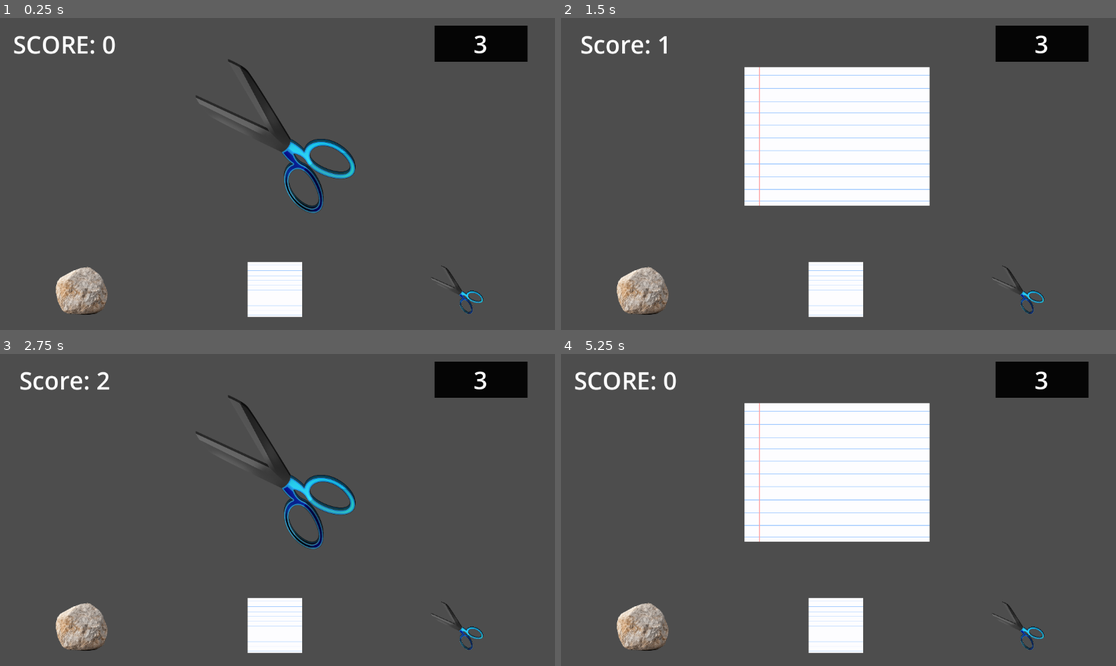
Above: before the commit, frames 1-4 (two rows, left to right).
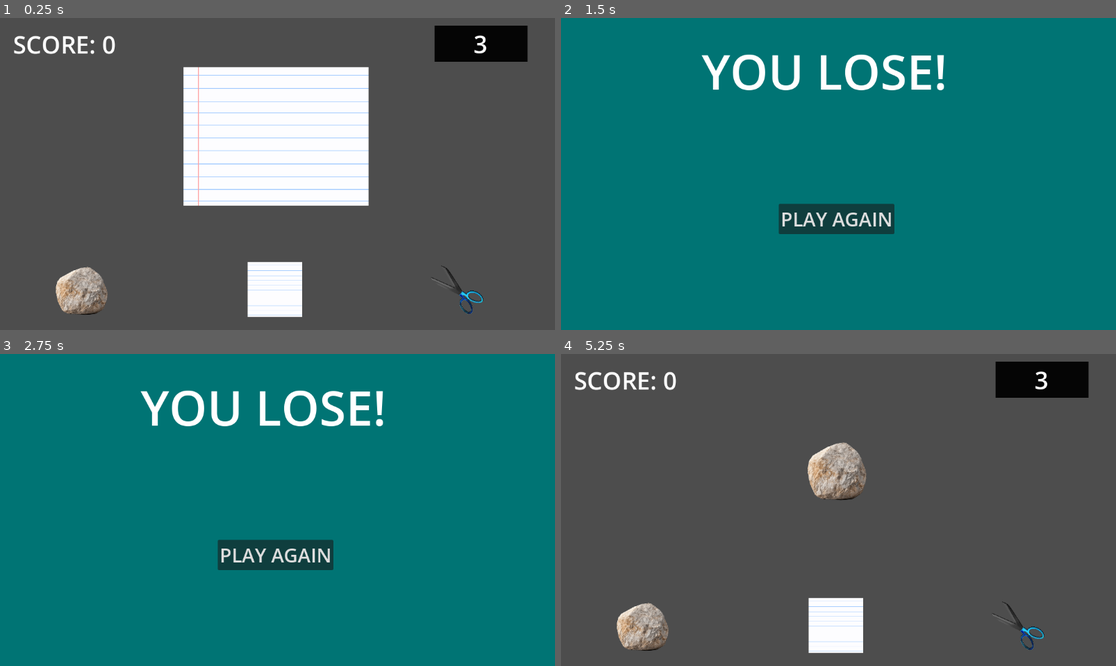
Above: after the commit, the same moments.

Repository: CoolCoderMan281/Rock-Paper-Panic
Game: Godot game, scene res://Scenes/main.tscn
Same seed, same stepped clock (60 frames per second), same inputs: the game is played once before the commit and once after it.
Inputs (mouse positions are in pixels of both pictures, inside the frame that each line leads up to):
- Up to frame 1 (0.25 s): no input
- Up to frame 2 (1.5 s): click (644, 292) at 0.5 s; click (838, 289) at 1.25 s
- Up to frame 3 (2.75 s): click (455, 625) at 2 s
- Up to frame 4 (5.25 s): click (838, 553) at 2.75 s, where only the run after the commit has a clickable "PLAY AGAIN"; click (644, 628) at 3.5 s; click (838, 625) at 4.25 s; click "PLAY AGAIN" at 5 s

The runs differ from the first frame. In frame 1, 15% of the frame differs, in the area x 33-67%, y 13-63%; in frame 2, 99%; in frame 3, 100%, in the area x 0-100%, y 0-100%; in frame 4, 15%.

Commit message:
Repeat blocker
Probably gonna redo this later, but for now it works fine.

Diff:
--- a/Code/Enemy.gd
+++ b/Code/Enemy.gd
@@ -1,11 +1,16 @@
 extends Sprite2D
 
+const repeats: int = 2  # Maximum number of consecutive repeats allowed
 var options: Array[String] = ["Rock", "Paper", "Scissors"]
-var resoursePrefix: String = "res://Assets/Placeholder/"
-var choice: String = options.pick_random()
+var resourcePrefix: String = "res://Assets/Placeholder/"
+var choice: String
+var pastChoices: Array[String] = []
+
+func _ready():
+	new_choice()
 
 
-func _process(_delta):
+func update_display():
 	if choice == "Rock":
 		change_texture("rock.png")
 	elif choice == "Paper":
@@ -14,7 +19,33 @@
 		change_texture("scissors.png")
 
 
-func change_texture(new_path: String) -> void:
-	var new_texture: Texture2D = load(resoursePrefix+new_path)
+func change_texture(new_path: String):
+	var new_texture: Texture2D = load(resourcePrefix + new_path)
 	if new_texture:
 		texture = new_texture
+
+
+func new_choice():
+	var possible_choices = options.duplicate()
+	while true:
+		choice = possible_choices.pick_random()
+		if !repeat_detector(choice):
+			break
+
+	pastChoices.append(choice)
+	if pastChoices.size() > repeats:
+		pastChoices.pop_back()
+
+	update_display()
+
+
+func repeat_detector(next_choice: String) -> bool:
+	var consecutive_count = 0
+	for i in range(pastChoices.size() - 1, -1, -1):
+		if pastChoices[i] == next_choice:
+			consecutive_count += 1
+			if consecutive_count >= repeats:
+				return true
+		else:
+			break
+	return false
--- a/Code/Player.gd
+++ b/Code/Player.gd
@@ -9,7 +9,7 @@
 
 	if outcomes[choice] == enemy_choice:
 		score += 1
-		%Enemy.choice = %Enemy.options.pick_random()
+		%Enemy.new_choice()
 		%Countdown.reset_timer()
 	elif outcomes[enemy_choice] == choice:
 		score = 0
